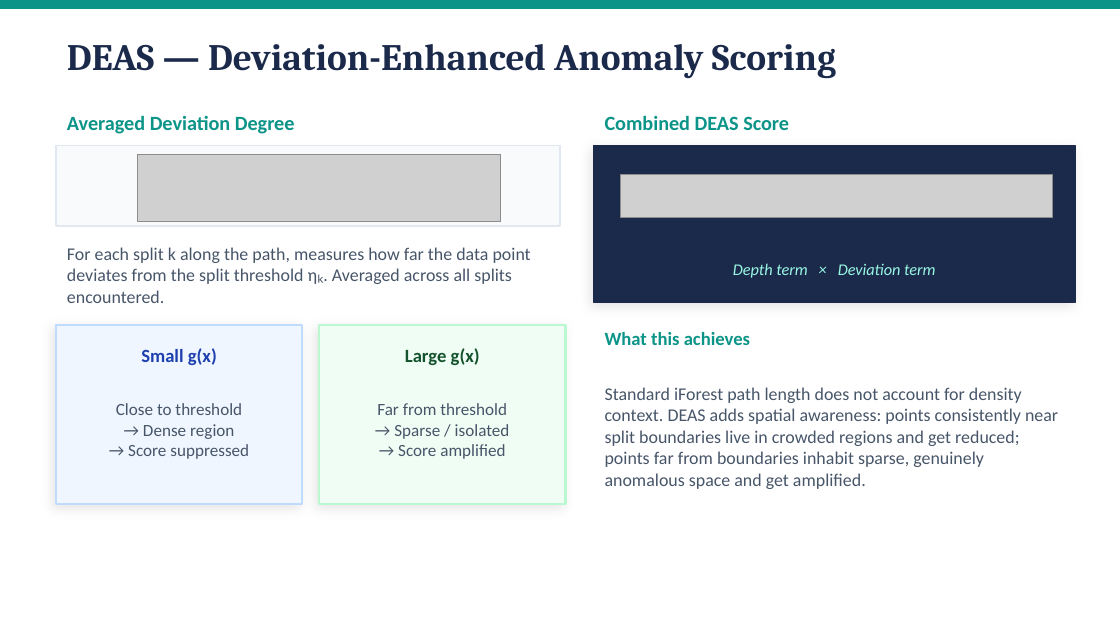
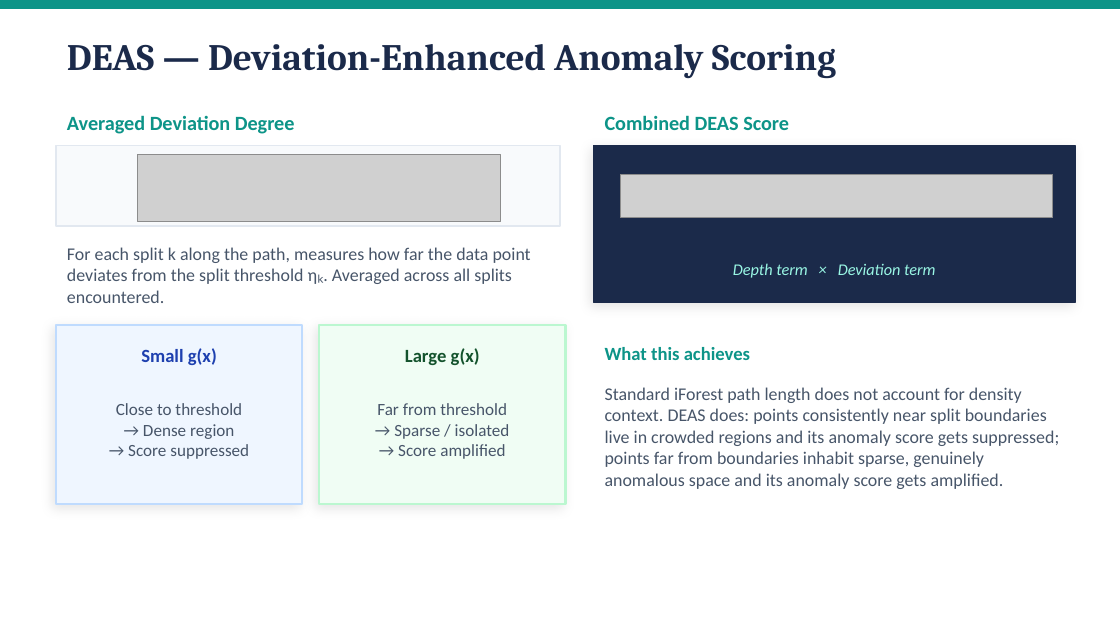
Before and after one commit to amanj4/aman-training-modules, a slide deck: slide 9 of Summary/training_review.pptx (slide 8 before the commit). Drawn at 1120x630 pixels with LibreOffice and Linux fonts; fonts in the diff are those of the drawing; grey boxes stand for pictures. Boxes give left, top, right and bottom in pixels: in the first picture for what was removed or moved away, otherwise in the second. Text is boxed around its words. In the diff, an @@ line names an element or a change of style, - is before the commit and + after.

```diff
--- a/Summary/training_review.pptx
+++ b/Summary/training_review.pptx
@@ text "What this achieves": place and size @@
-text "What this achieves" at <box>605,332,750,345</box>
+text "What this achieves" at <box>605,347,750,360</box>
@@ text at <box>605,387,1059,489</box>: text changed @@
-Standard iForest path length does not account for density context. DEAS adds spatial awareness: points consistently near split boundaries live in crowded regions and get reduced; points far from boundaries inhabit sparse, genuinely anomalous space and get amplified.
+Standard iForest path length does not account for density context. DEAS does: points consistently near split boundaries live in crowded regions and its anomaly score gets suppressed; points far from boundaries inhabit sparse, genuinely anomalous space and its anomaly score gets amplified.
```
Also in this commit, not shown: 15 other slides changed, 6 slides added, 3 slides removed, 1 other file.
